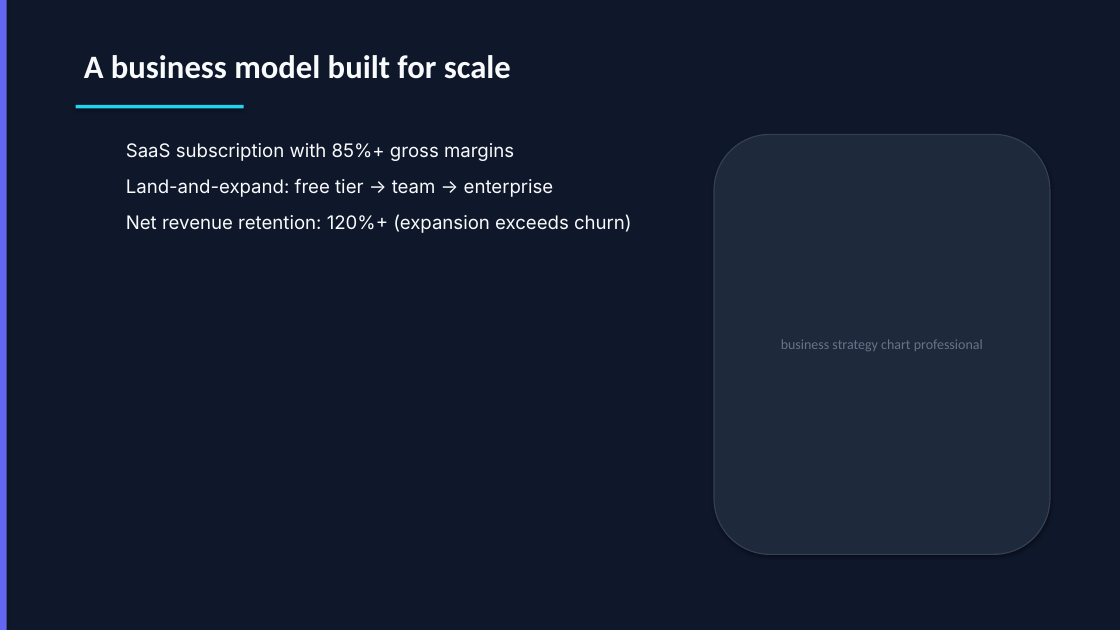
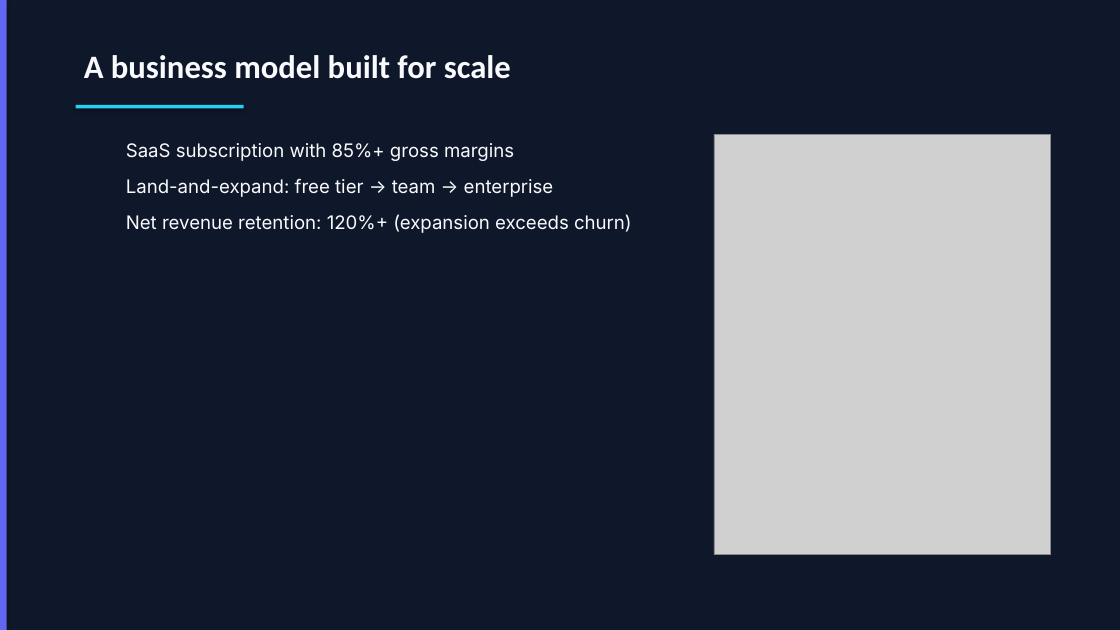
Before and after one commit to sunchaokun/PPT-Design-Skill, a slide deck: slide 7 of examples/01-ai-startup-investor-pitch.pptx. Drawn at 1120x630 pixels with LibreOffice and Linux fonts; fonts in the diff are those of the drawing; grey boxes stand for pictures. Boxes give left, top, right and bottom in pixels: in the first picture for what was removed or moved away, otherwise in the second. Text is boxed around its words. In the diff, an @@ line names an element or a change of style, - is before the commit and + after.

Commit message:
feat: auto-generate gradient placeholder images when no real images
When ImageFetcher returns no result (no API key, no cache hit), the
renderer now auto-generates professional gradient placeholder images
using Pillow instead of leaving empty gray boxes:

- Primary-to-accent gradient background matching theme colors
- White rounded rectangle overlay for depth
- Circle + play icon for visual interest
- Keywords label at bottom
- Cached by MD5 hash for reuse

Result: all 6 showcase examples now have 3-8 images per PPT
(logo, side visuals, full-bleed hero images)

```diff
--- a/examples/01-ai-startup-investor-pitch.pptx
+++ b/examples/01-ai-startup-investor-pitch.pptx
@@ rounded rectangle removed at <box>714,134,1050,555</box> @@
-business strategy chart professional
@@ picture added at <box>714,134,1050,555</box> @@
```
Also in this commit, not shown: 5 other slides changed, 6 other files.
